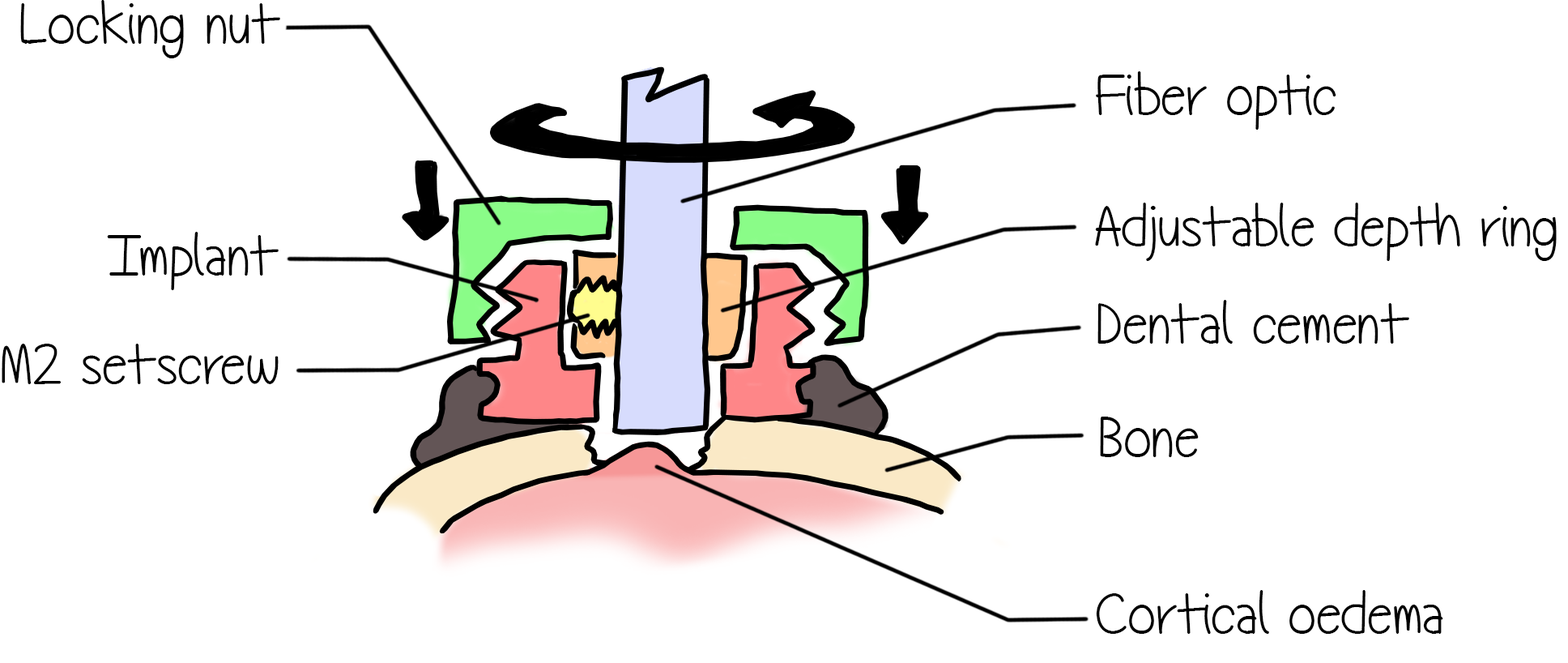
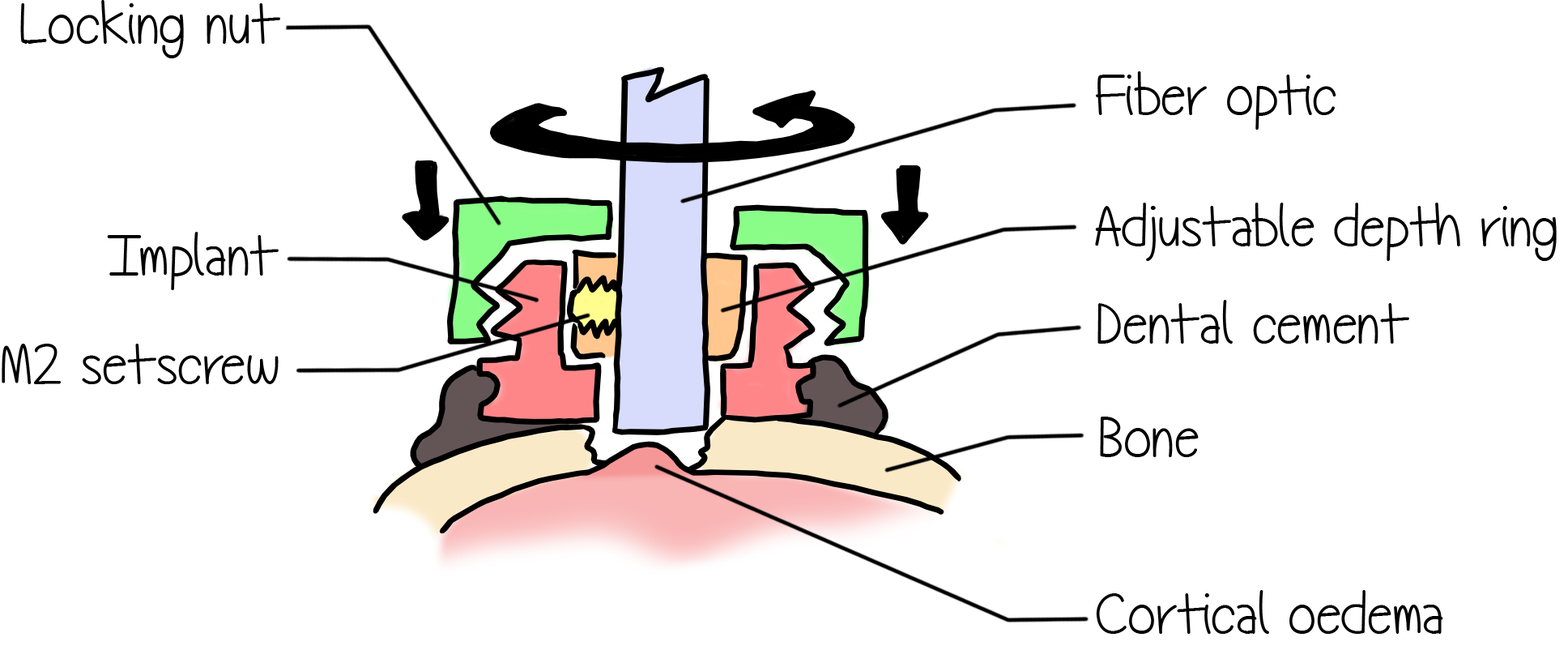
Comparing the layer stacks of the two 1568px x 663px images. Changes:
hid "Arrière-plan" over [1, 0, 1557, 634]
